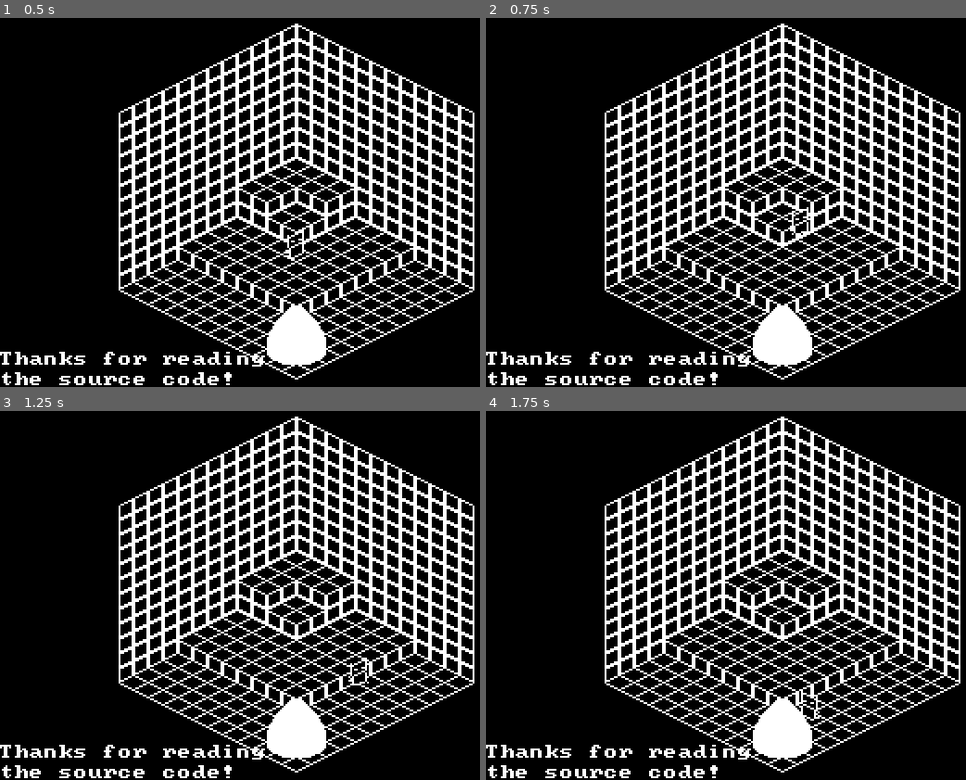
Above: before the commit, frames 1-4 (two rows, left to right).
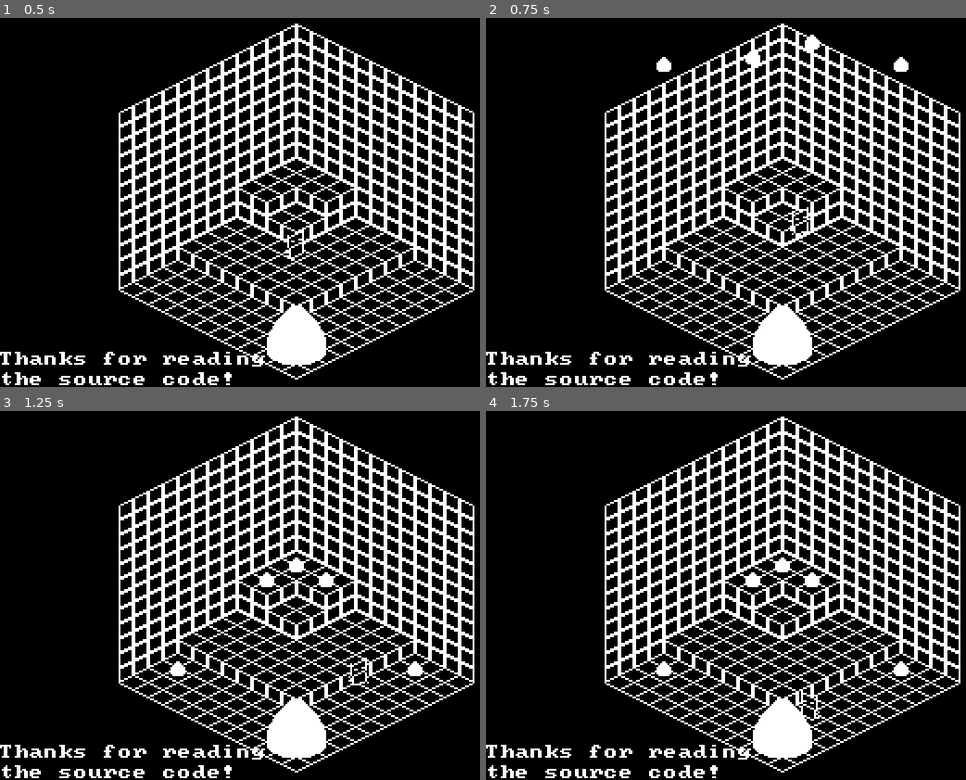
Above: after the commit, the same moments.

Repository: BitBangGames/feed_mother
Game: Godot game, scene res://src/main.tscn
Same seed, same stepped clock (60 frames per second), same inputs: the game is played once before the commit and once after it.
Inputs:
- Up to frame 1 (0.5 s): no input
- Up to frame 2 (0.75 s): tap Enter at 0.5 s; hold D (right) from 0.53 s (still down); tap Space (confirm) at 0.6 s
- Up to frame 3 (1.25 s): keep holding D (right)
- Up to frame 4 (1.75 s): release D (right) at 1.28 s; hold S (down) from 1.28 s (still down); tap Space (confirm) at 1.35 s

Frame 1 is identical in both runs. In frame 2, 0.3% of the frame differs, in the area x 35-89%, y 4-15%; in frame 3, 0.4%, in the area x 35-89%, y 39-72%; in frame 4, 0.4%.

Commit message:
added the eggs

Diff:
--- a/map/map.tscn
+++ b/map/map.tscn
@@ -1,6 +1,7 @@
 [gd_scene format=3 uid="uid://jqmhnhbr8js3"]
 
 [ext_resource type="PackedScene" uid="uid://dlm1ex1dtsd7o" path="res://map/map_canvas.tscn" id="1_hgrid"]
+[ext_resource type="PackedScene" uid="uid://dl1cxtc0le0i6" path="res://src/egg.tscn" id="2_a0dt8"]
 
 [sub_resource type="BoxShape3D" id="BoxShape3D_ga8v5"]
 size = Vector3(96, 0, 96)
@@ -55,3 +56,18 @@
 shape = SubResource("BoxShape3D_hgrid")
 
 [node name="MapCanvas" parent="." unique_id=557316898 instance=ExtResource("1_hgrid")]
+
+[node name="Egg" parent="." unique_id=1567905165 instance=ExtResource("2_a0dt8")]
+transform = Transform3D(1, 0, 0, 0, 1, 0, 0, 0, 1, 12, 256, 12)
+
+[node name="Egg2" parent="." unique_id=2002394570 instance=ExtResource("2_a0dt8")]
+transform = Transform3D(1, 0, 0, 0, 1, 0, 0, 0, 1, 40, 256, 24)
+
+[node name="Egg3" parent="." unique_id=980921115 instance=ExtResource("2_a0dt8")]
+transform = Transform3D(1, 0, 0, 0, 1, 0, 0, 0, 1, 32, 256, 48)
+
+[node name="Egg4" parent="." unique_id=1276689914 instance=ExtResource("2_a0dt8")]
+transform = Transform3D(1, 0, 0, 0, 1, 0, 0, 0, 1, 76, 256, 12)
+
+[node name="Egg5" parent="." unique_id=643577473 instance=ExtResource("2_a0dt8")]
+transform = Transform3D(1, 0, 0, 0, 1, 0, 0, 0, 1, 12, 256, 76)
--- a/src/consts.gd
+++ b/src/consts.gd
@@ -7,9 +7,12 @@
 const JUMP_HEIGHT: int = 0b10000000
 const ACCEL_Y: int = 0b1000
 
+const WORLD_SIZE: int = 0b1100000
+
 const MAP_CANVAS_PATH: NodePath = "/root/Main/Map/MapCanvas"
 
 enum State {
 	TITLE_STATE,
 	GAME_STATE,
+	CUTSCENE_STATE,
 }
--- /dev/null
+++ b/src/egg.gd
@@ -0,0 +1,9 @@
+class_name Egg
+extends Unit
+
+func _ready() -> void:
+	set_sprite(preload("res://src/egg_sprite.tscn").instantiate() as Sprite2D)
+
+func _physics_process(_delta: float) -> void:
+	update_z_index()
+	super(_delta)
--- /dev/null
+++ b/src/egg.tscn
@@ -0,0 +1,12 @@
+[gd_scene format=3 uid="uid://dl1cxtc0le0i6"]
+
+[ext_resource type="Script" uid="uid://cm4febwo4egge" path="res://src/egg.gd" id="1_ir6tb"]
+
+[sub_resource type="SphereShape3D" id="SphereShape3D_ga8v5"]
+radius = 4.0
+
+[node name="Egg" type="CharacterBody3D" unique_id=1567905165]
+script = ExtResource("1_ir6tb")
+
+[node name="CollisionShape3D" type="CollisionShape3D" parent="." unique_id=2041098422]
+shape = SubResource("SphereShape3D_ga8v5")
--- /dev/null
+++ b/src/egg_sprite.tscn
@@ -0,0 +1,9 @@
+[gd_scene format=3 uid="uid://uuncdibo6xvc"]
+
+[ext_resource type="Texture2D" uid="uid://cw7k4b5l2ikpi" path="res://spr/spr_egg.png" id="1_dlfoh"]
+
+[node name="EggSprite" type="Sprite2D" unique_id=553958791]
+z_as_relative = false
+y_sort_enabled = true
+texture = ExtResource("1_dlfoh")
+hframes = 2
--- a/src/player.gd
+++ b/src/player.gd
@@ -46,7 +46,7 @@
 	for i: int in get_slide_collision_count():
 		var collision: KinematicCollision3D = get_slide_collision(i)
 
-		if (collision.get_collider() is Unit):
+		if (collision.get_collider() is Unit and not (collision.get_collider() as Unit).is_broken()):
 			var collider: Unit = collision.get_collider()
 			if (collider is Mother):
 				collider.set_velocity(Vector3(
@@ -56,12 +56,13 @@
 				))
 			else:
 				collider.set_velocity(Vector3(
-					get_input_vector().x*Consts.SPEED,
+					get_input_vector().x*(Consts.SPEED >> 1),
 					collider.get_velocity().y,
-					get_input_vector().y*Consts.SPEED
+					get_input_vector().y*(Consts.SPEED >> 1)
 				))
 
-	print(get_input_vector())
+				if (is_standing_on(collider)):
+					collider.set_broken(true)
 
 	super(_delta)
 
@@ -70,3 +71,8 @@
 
 func set_input_vector(val: Vector2) -> void:
 	__input_vector = val
+
+func is_standing_on(unit: Unit) -> bool:
+	return (
+		get_sprite().get_z_index() > unit.get_sprite().get_z_index()
+		and not unit.get_velocity())
--- a/src/unit.gd
+++ b/src/unit.gd
@@ -5,6 +5,7 @@
 var __collided: bool
 var __collided_prev: bool
 var __vel_y: int
+var __broken: bool = false
 
 var __sprite: Sprite2D = null
 
@@ -53,5 +54,15 @@
 func just_collided() -> bool:
 	return (__collided and not __collided_prev)
 
+func is_broken() -> bool:
+	return __broken
+
+func set_broken(val: bool) -> void:
+	__broken = val
+	if (get_anim_player()):
+		get_anim_player().play("broken")
+	else:
+		get_sprite().set_frame(1)
+
 func update_z_index() -> void:
 	get_sprite().set_z_index(int(get_position().y) >> 0b11)
Not shown, added: src/egg.gd.uid
